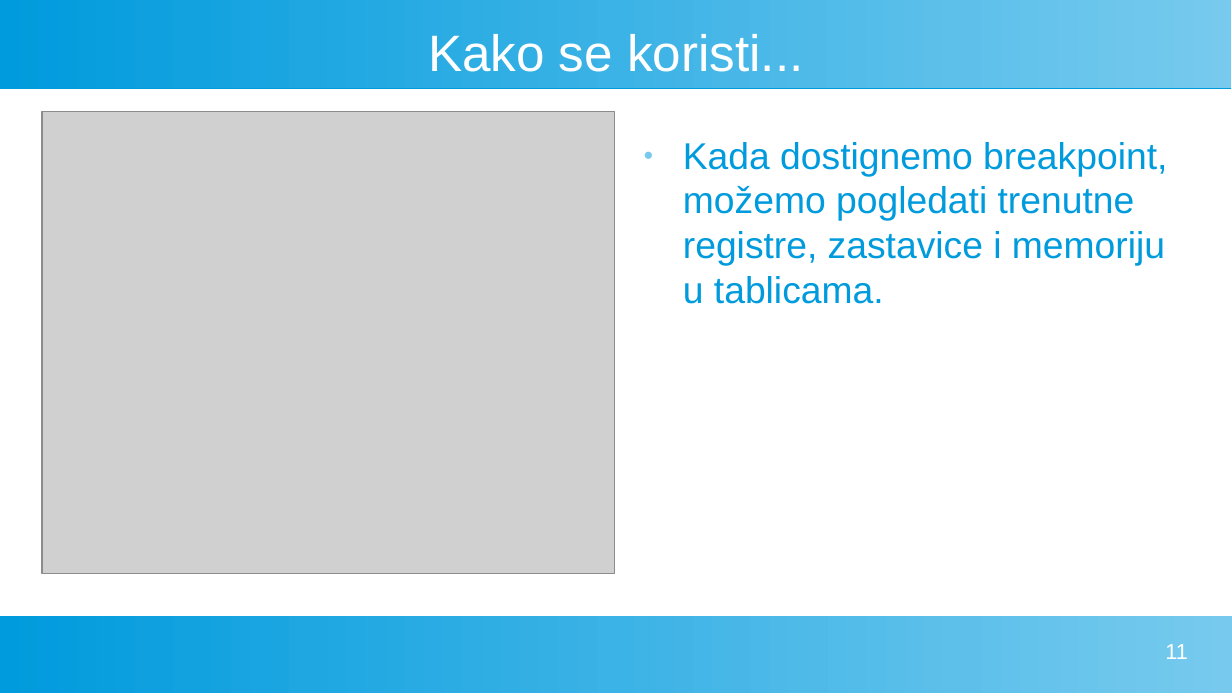
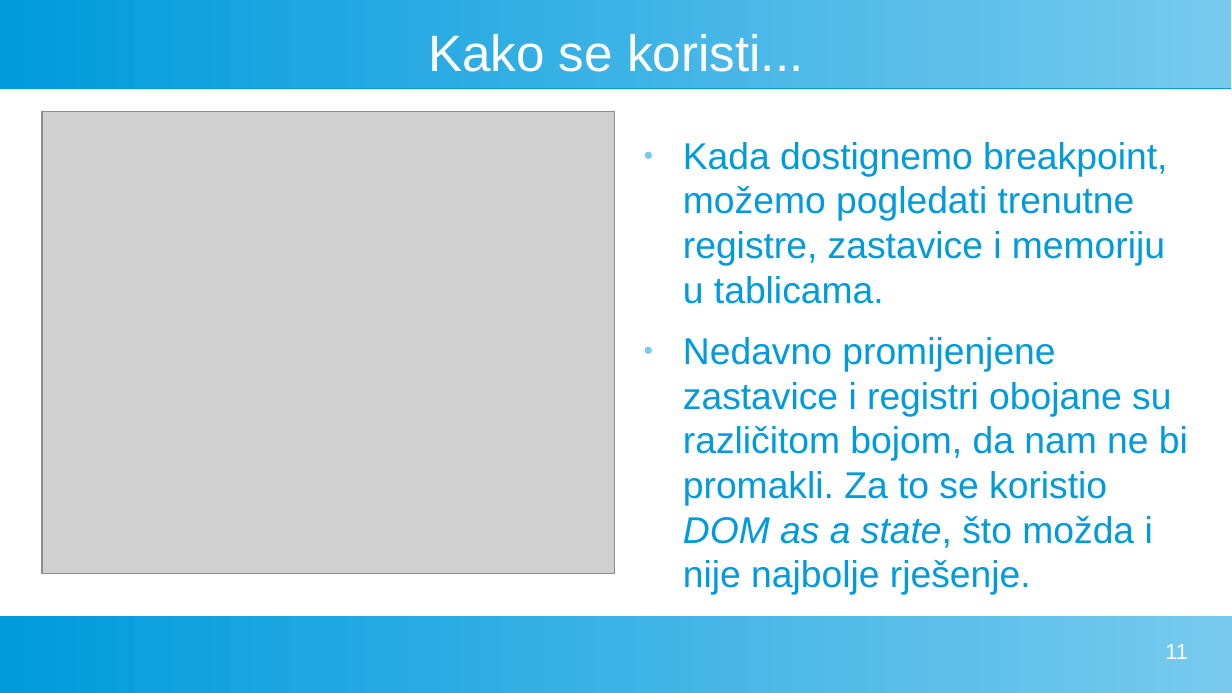
Before and after one commit to FlatAssembler/PicoBlaze_Simulator_in_JS, a slide deck: slide 11 of seminar/PicoBlaze.odp. Drawn at 1232x693 pixels with LibreOffice and Linux fonts; fonts in the diff are those of the drawing; grey boxes stand for pictures. Boxes give left, top, right and bottom in pixels: in the first picture for what was removed or moved away, otherwise in the second. Text is boxed around its words. In the diff, an @@ line names an element or a change of style, - is before the commit and + after.

```diff
--- a/seminar/PicoBlaze.odp
+++ b/seminar/PicoBlaze.odp
@@ text at (683, 337, 1188, 595): paragraph added @@
+● Nedavno promijenjene zastavice i registri obojane su različitom bojom, da nam ne bi promakli. Za to se koristio DOM as a state, što možda i nije najbolje rješenje.
```
Also in this commit, not shown: 2 other slides changed, 2 other files.
